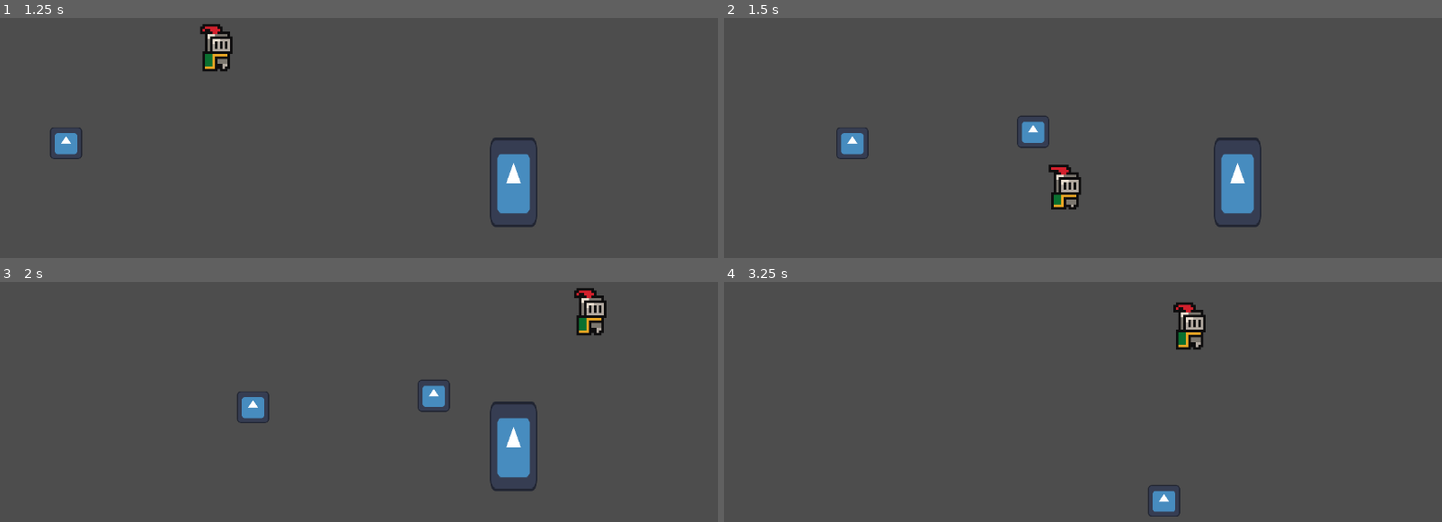
Above: before the commit, frames 1-4 (two rows, left to right).
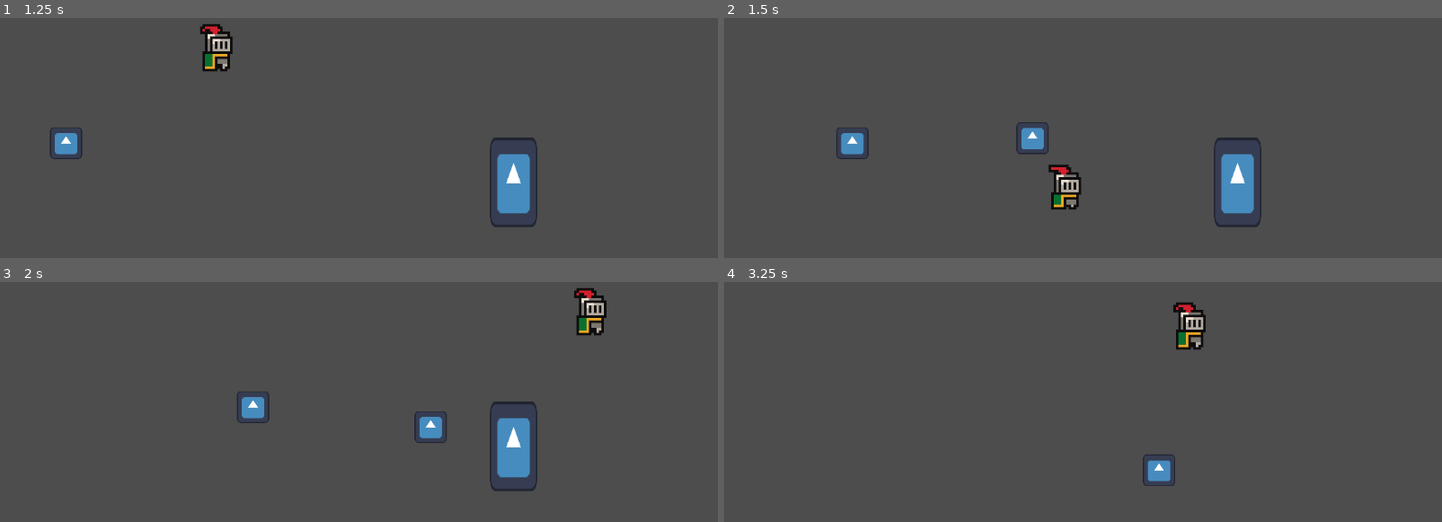
Above: after the commit, the same moments.

Repository: Smoresies/CCG2024Q4
Game: Godot game, scene res://scenes/sandbox.tscn
Two runs of this game, one before a commit and one after it. Both use one fixed random seed, a clock stepped at 60 frames per second and the inputs below. The engine's default icon, where the game draws it, is replaced by a stand-in: a white triangle on a blue panel in a dark square.
Inputs (mouse positions are in pixels of both pictures, inside the frame that each line leads up to):
- Up to frame 1 (1.25 s): tap Enter at 0.5 s; move the mouse to (516, 109) at 0.52 s; hold Right (right) from 0.53 s (still down); click (516, 109) at 0.6 s; tap Space (jump) at 0.77 s
- Up to frame 2 (1.5 s): keep holding Right (right); move the mouse to (939, 150) at 1.27 s; click (939, 150) at 1.35 s
- Up to frame 3 (2 s): keep holding Right (right); tap Space (jump) at 1.52 s
- Up to frame 4 (3.25 s): move the mouse to (1154, 306) at 2.02 s; release Right (right) at 2.03 s; hold A (left) 2.03-2.78 s; click (1154, 306) at 2.1 s; move the mouse to (1047, 474) at 2.77 s; hold Right (right) from 2.78 s (still down); click (1047, 474) at 2.85 s; tap Space (jump) at 3.02 s

Frame 1 is identical in both runs. In frame 2, 0.3% of the frame differs, in the area x 40-46%, y 40-57%; in frame 3, 0.7%; in frame 4, 0.7%, in the area x 58-64%, y 71-98%.

Commit message:
making shoot mo better

Diff:
--- a/scripts/entity/attacks/base_attack.gd
+++ b/scripts/entity/attacks/base_attack.gd
@@ -8,11 +8,11 @@
 func _ready() -> void:
     pass
 
-func start_attack():
+func start_attack(_target: Node2D):
     pass
 
-func attack():
+func attack(_target: Node2D):
     pass
 
-func cancel_attack():
+func cancel_attack(_target: Node2D):
     pass
--- a/scripts/entity/attacks/melee_attack.gd
+++ b/scripts/entity/attacks/melee_attack.gd
@@ -1,7 +1,13 @@
 class_name MeleeAttack extends BaseAttack
 
 func _ready() -> void:
-    pass
+	pass
 
-func start_attack() -> void:
-    pass
+func start_attack(_target_or_direction) -> void:
+	pass
+
+func attack(_target_or_direction) -> void:
+	pass
+
+func cancel_attack(_target_or_direction) -> void:
+	pass
--- a/scripts/entity/attacks/ranged_attack.gd
+++ b/scripts/entity/attacks/ranged_attack.gd
@@ -8,15 +8,15 @@
 func _ready() -> void:
 	pass
 
-func start_attack() -> void:
+func start_attack(target_or_direction) -> void:
 	# Create an instance of the projectile
 	var projectile_instance: BaseProjectileComponent = projectile_scene.instantiate()
 	add_child(projectile_instance)
 	# Initialize the projectile
-	projectile_instance.init(projectile_spawn_position.global_position, base_attack_damage, base_attack_hit_effects, base_attack_healing, projectile_speed, Vector2.RIGHT)
+	projectile_instance.init(projectile_spawn_position.global_position, base_attack_damage, base_attack_hit_effects, base_attack_healing, projectile_speed, target_or_direction)
 
-func attack() -> void:
+func attack(_target_or_direction) -> void:
 	pass
 
-func cancel_attack() -> void:
+func cancel_attack(_target_or_direction) -> void:
 	pass
--- a/scripts/entity/components/attack_components/base_attack_component.gd
+++ b/scripts/entity/components/attack_components/base_attack_component.gd
@@ -42,20 +42,20 @@
 	on_target_change.connect(target_changed)
 
 func on_attack_input_started() -> void:
-	attacks[0].start_attack()
+	attacks[0].start_attack(_get_current_target_or_direction())
 
 func on_attack_input() -> void:
-	attacks[0].attack()
+	attacks[0].attack(_get_current_target_or_direction())
 
 
 func on_attack_input_cancelled() -> void:
-	attacks[0].cancel_attack()
+	attacks[0].cancel_attack(_get_current_target_or_direction())
 
 
 ## Checks each target in the lock on area and then determines which is the closest. Emits an on_target_change signal if the target has changed.
 func update_closest_target():
 	# Run while
-	while (_update_targets || _current_target != null) && !_update_target_timer_running:
+	while (_update_targets || is_instance_valid(_current_target)) && !_update_target_timer_running:
 		_update_target_timer_running = true
 		var closest_node: Node2D = null
 		var closest_distance: float =  INF
@@ -91,6 +91,11 @@
 		_update_targets = true
 		update_closest_target()
 
+func _get_current_target_or_direction():
+	if is_instance_valid(_current_target):
+		return _current_target
+	else:
+		return Vector2.RIGHT
 
 ## Removes a target and updates the boolean for continuing running the coroutine.
 func _remove_target(_body: Node2D):
--- a/scripts/entity/components/projectile_components/base_projectile_component.gd
+++ b/scripts/entity/components/projectile_components/base_projectile_component.gd
@@ -1,20 +1,29 @@
 class_name BaseProjectileComponent extends Area2D
 
-var damage: int = 20 # Damage inflicted by the projectile
+## Damage inflicted by the projectile
+var damage: int = 20
 var healing: int = 0
 var move_speed: int = 0
-var on_hit_effects: Array[BaseStatusEffect] = [] # Integer for now, change to status_effect once implemented
-var target_location: Vector2 = Vector2.ZERO
+var on_hit_effects: Array[BaseStatusEffect] = []
+var target_location: Node2D
 var velocity: Vector2 = Vector2.ZERO
 
-func init(set_starting_position: Vector2, set_damage: int, set_on_hit_effects: Array[BaseStatusEffect], set_healing: int, set_move_speed: int, set_target_location: Vector2) -> void:
+func init(set_starting_position: Vector2, set_damage: int, set_on_hit_effects: Array[BaseStatusEffect], set_healing: int, set_move_speed: int, set_target_or_direction) -> void:
 	self.damage = set_damage
 	self.on_hit_effects = set_on_hit_effects
 	self.healing = set_healing
 	self.move_speed = set_move_speed
-	self.target_location = set_target_location
 	global_position = set_starting_position
-	velocity = set_target_location * move_speed # We only shooting right
+
+	var direction: Vector2
+	if set_target_or_direction is Node2D:
+		target_location = set_target_or_direction
+		direction = target_location.global_position - set_starting_position
+	elif set_target_or_direction is Vector2:
+		direction = set_target_or_direction
+
+
+	velocity = (direction).normalized() * move_speed
 
 func _ready() -> void:
 	# Connect the area_entered signal
Not shown: 1 places in scenes/projectile.tscn that only renumber resources
